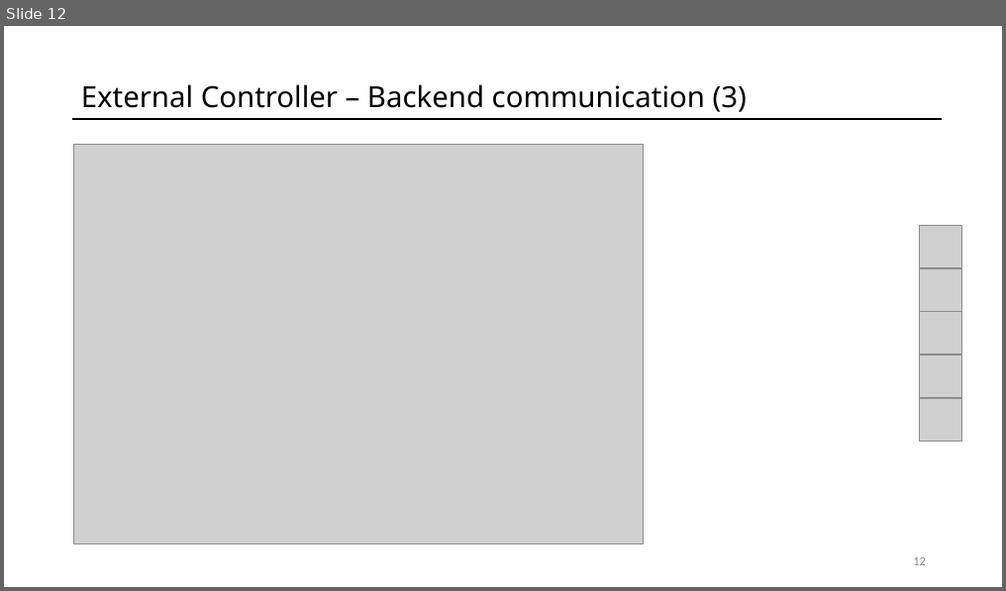
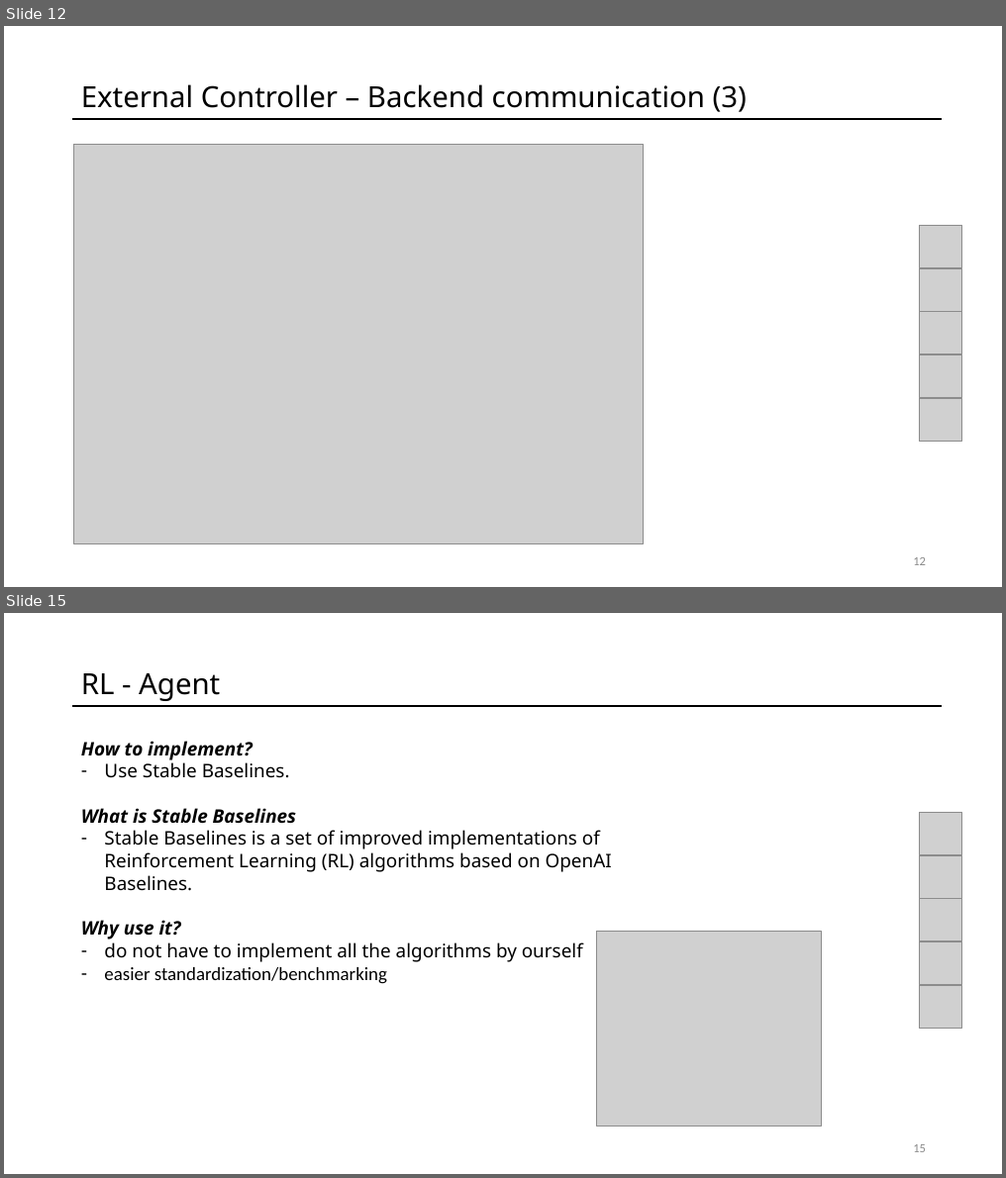
Before and after one commit to fpedd/ees-pees, a slide deck: orga/milestone_presentations/MP2.pptx. Shown one above the other, each under a label of ours: slide 12 before the commit, slides 12 and 15 after it; the slides between them are not shown. The pictures are 1006x591 and 1006x1178 pixels, drawn with LibreOffice and Linux fonts; fonts in the diff are those of the drawing; grey boxes stand for pictures. Boxes give left, top, right and bottom in pixels: in the first picture for what was removed or moved away, otherwise in the second. Text is boxed around its words. In the diff, an @@ line names an element or a change of style, - is before the commit and + after.

```diff
--- a/orga/milestone_presentations/MP2.pptx
+++ b/orga/milestone_presentations/MP2.pptx
@@ slide 15 added at (x1=4, y1=613, x2=1002, y2=1174), background #FFFFFF; not listed: 1 template element that a slide beside it also shows @@
@@ text added at (x1=81, y1=673, x2=220, y2=701), 28 pt, text #000000 @@
+RL - Agent
@@ text added at (x1=81, y1=741, x2=612, y2=962), 18 pt, text #000000 @@
+How to implement?
+– Use Stable Baselines.
+What is Stable Baselines
+– Stable Baselines is a set of improved implementations of Reinforcement Learning (RL) algorithms based on OpenAI Baselines.
+Why use it?
+– do not have to implement all the algorithms by ourself
+– easier standardization/benchmarking
@@ group added at (x1=920, y1=812, x2=962, y2=1029): 5 pictures @@
@@ picture added at (x1=597, y1=931, x2=822, y2=1127) @@
@@ page number added at (x1=913, y1=1145, x2=926, y2=1153), 12 pt, text #8C8C8C @@
+15
```
Also in this commit, not shown: 1 slide changed, 8 other slides added, 3 slides removed.
